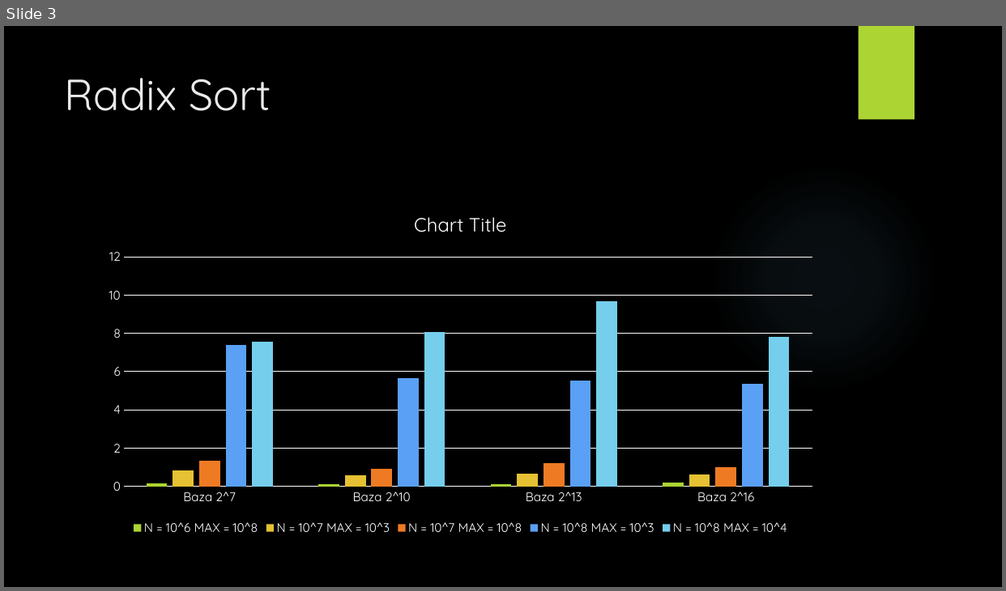
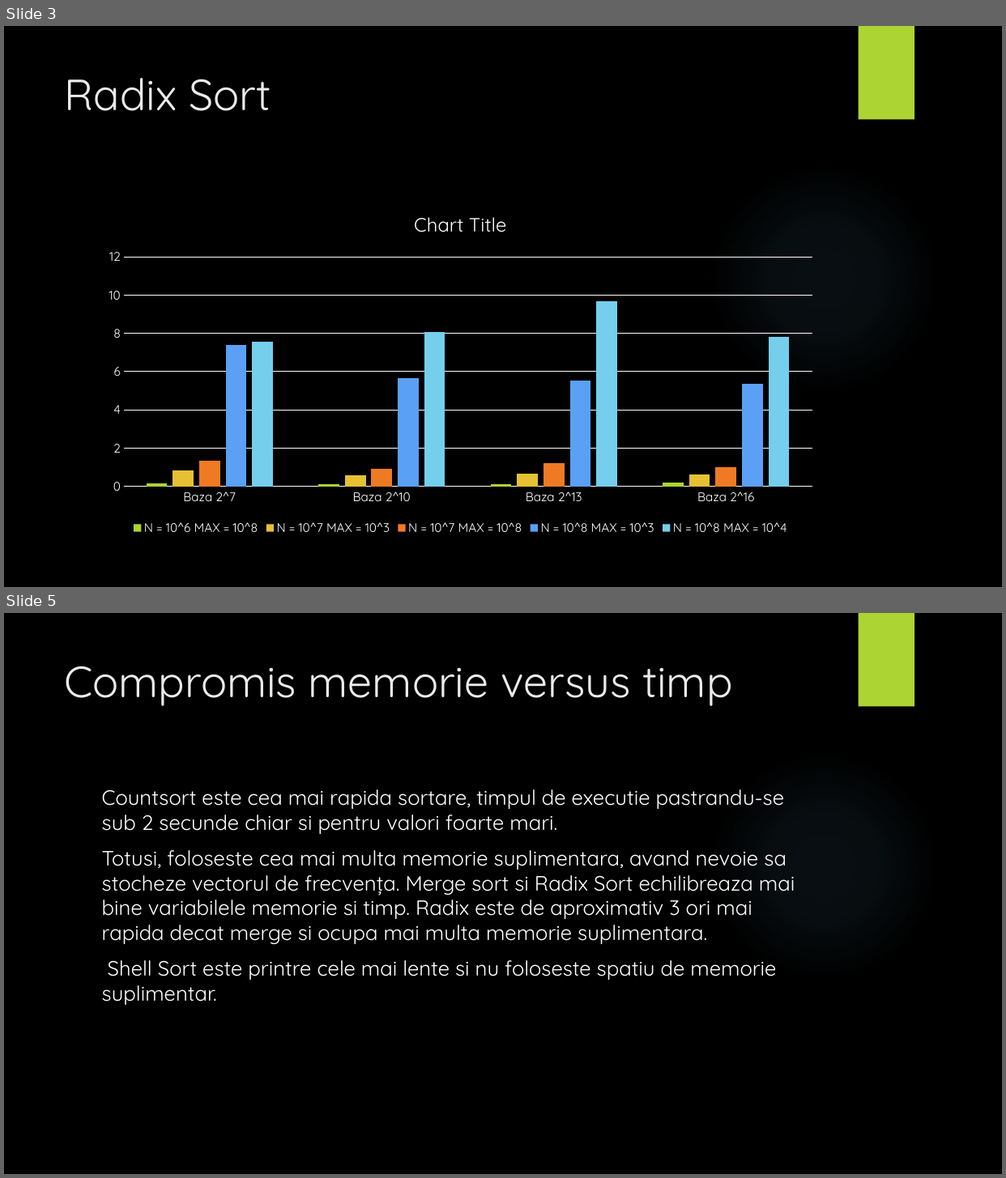
Before and after one commit to adelp13/Sorting-Algorithms, a slide deck: proiect1SD/Prezentare.pptx. Shown one above the other, each under a label of ours: slide 3 before the commit, slides 3 and 5 after it; the slides between them are not shown. The pictures are 1006x591 and 1006x1178 pixels, drawn with LibreOffice and Linux fonts; fonts in the diff are those of the drawing; background and template pictures are left out. Boxes give left, top, right and bottom in pixels: in the first picture for what was removed or moved away, otherwise in the second. Text is boxed around its words. In the diff, an @@ line names an element or a change of style, - is before the commit and + after.

```diff
--- a/proiect1SD/Prezentare.pptx
+++ b/proiect1SD/Prezentare.pptx
@@ slide 5 added at bbox=[4, 613, 1002, 1174], background picture (left out); not listed: 2 template elements that a slide beside it also shows @@
@@ title added at bbox=[65, 666, 732, 706], 42 pt, text #EBEBEB @@
+Compromis memorie versus timp
@@ text added at bbox=[102, 790, 795, 1005], 20 pt, text #FFFFFF @@
+Countsort este cea mai rapida sortare, timpul de executie pastrandu-se sub 2 secunde chiar si pentru valori foarte mari.
+Totusi, foloseste cea mai multa memorie suplimentara, avand nevoie sa stocheze vectorul de frecvența. Merge sort si Radix Sort echilibreaza mai bine variabilele memorie si timp. Radix este de aproximativ 3 ori mai rapida decat merge si ocupa mai multa memorie suplimentara.
+Shell Sort este printre cele mai lente si nu foloseste spatiu de memorie suplimentar.
```
Also in this commit, not shown: 1 slide changed, 1 other slide added, 4 other files.
